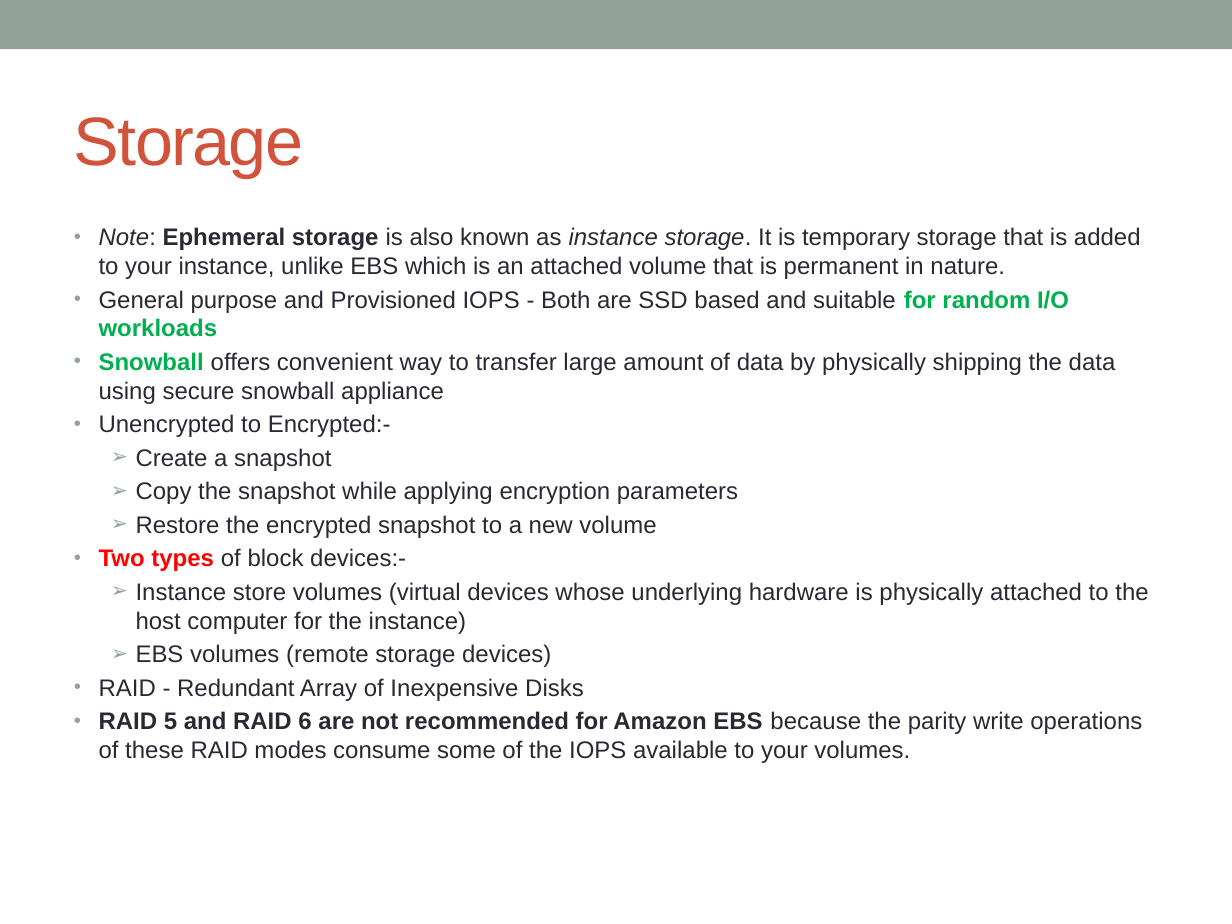
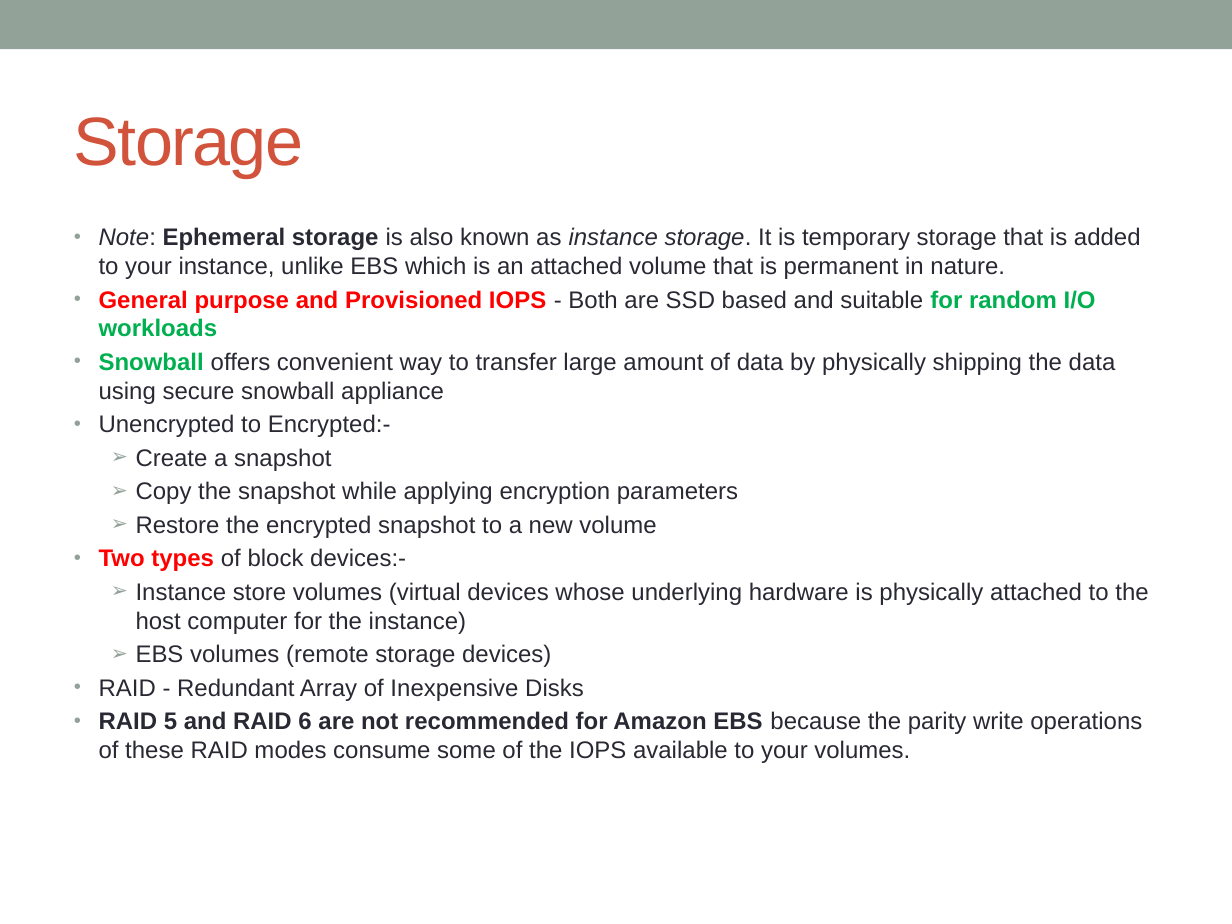
Before and after one commit to notionquest/ProjectDocumentation, a slide deck: slide 35 of AWS_Solution_Architect.pptx. Drawn at 1232x924 pixels with LibreOffice and Linux fonts; fonts in the diff are those of the drawing. Boxes give left, top, right and bottom in pixels: in the first picture for what was removed or moved away, otherwise in the second. Text is boxed around its words. In the diff, an @@ line names an element or a change of style, - is before the commit and + after.

```diff
--- a/AWS_Solution_Architect.pptx
+++ b/AWS_Solution_Architect.pptx
@@ text at bbox=[99, 290, 1096, 337]: text colour #292934 to #FF0000, bold on in "General purpose and Provisioned IOPS" @@
```
Also in this commit, not shown: 3 other slides changed, 1 slide added.
